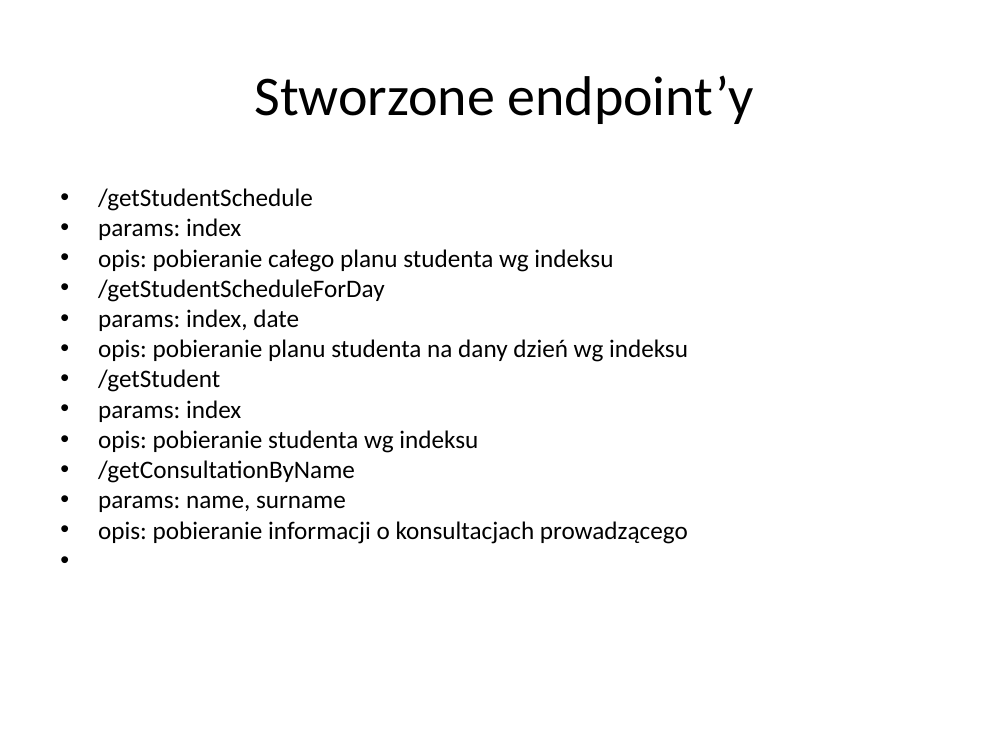
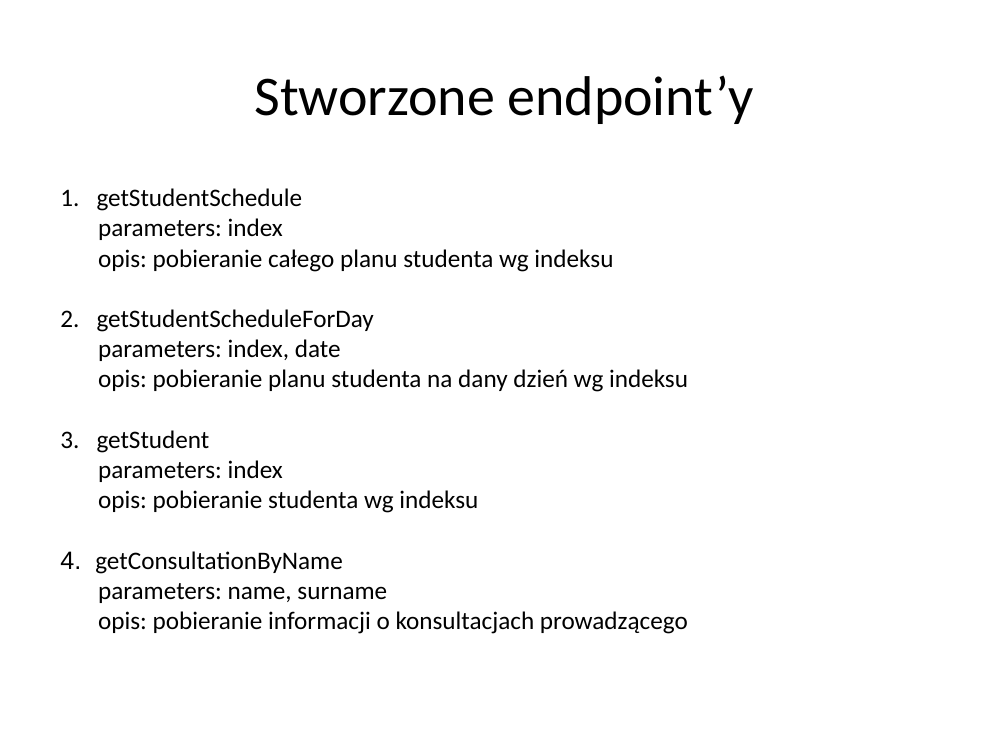
Before and after one commit to lazar81ba/ProjektStudio, a slide deck: slide 5 of prezentacje/Studio-Projektowe-3.pptx. Drawn at 1008x756 pixels with LibreOffice and Linux fonts; fonts in the diff are those of the drawing. Boxes give left, top, right and bottom in pixels: in the first picture for what was removed or moved away, otherwise in the second. Text is boxed around its words. In the diff, an @@ line names an element or a change of style, - is before the commit and + after.

```diff
--- a/prezentacje/Studio-Projektowe-3.pptx
+++ b/prezentacje/Studio-Projektowe-3.pptx
@@ text at box(60, 188, 303, 240): text changed @@
-• /getStudentSchedule
-• params: index
+1. getStudentSchedule
+parameters: index
@@ text at box(98, 249, 688, 634): bullet • to none @@
@@ text at box(60, 309, 374, 361): text changed @@
-• /getStudentScheduleForDay
-• params: index, date
+2. getStudentScheduleForDay
+parameters: index, date
@@ text at box(60, 430, 283, 482): text changed @@
-• /getStudent
-• params: index
+3. getStudent
+parameters: index
@@ text at box(60, 551, 387, 603): text changed @@
-• /getConsultationByName
-• params: name, surname
+4. getConsultationByName
+parameters: name, surname
```
Also in this commit, not shown: 1 other slide changed.
